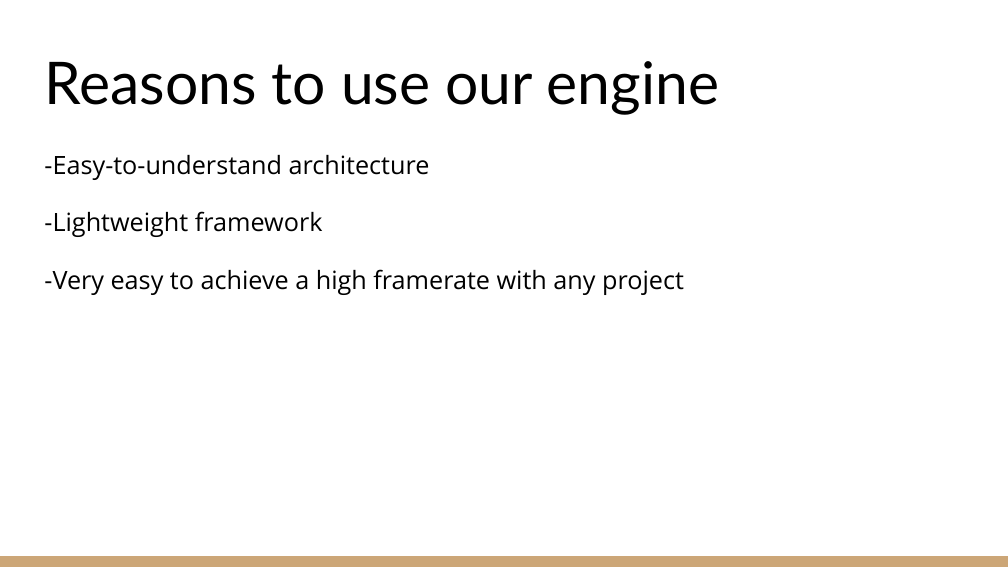
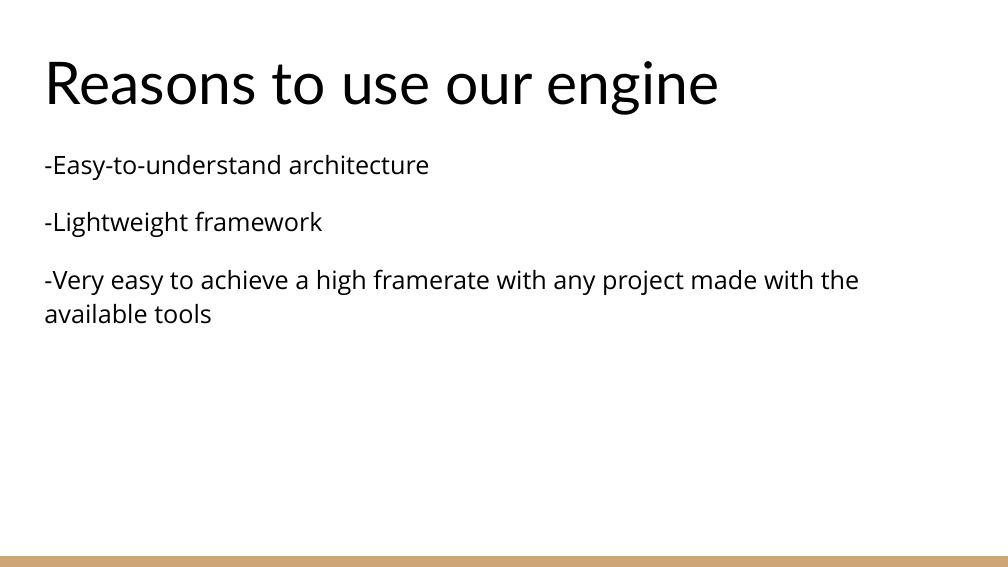
Before and after one commit to hrmnchng/GAME3015-project, a slide deck: slide 5 of Docs/Jail-Break Bob Goes To Space.pptx. Drawn at 1008x567 pixels with LibreOffice and Linux fonts; fonts in the diff are those of the drawing. Boxes give left, top, right and bottom in pixels: in the first picture for what was removed or moved away, otherwise in the second. Text is boxed around its words. In the diff, an @@ line names an element or a change of style, - is before the commit and + after.

```diff
--- a/Docs/Jail-Break Bob Goes To Space.pptx
+++ b/Docs/Jail-Break Bob Goes To Space.pptx
@@ text at box(44, 269, 859, 324): text changed @@
--Very easy to achieve a high framerate with any project
+-Very easy to achieve a high framerate with any project made with the available tools
```
Also in this commit, not shown: 1 slide added, 1 slide removed.
